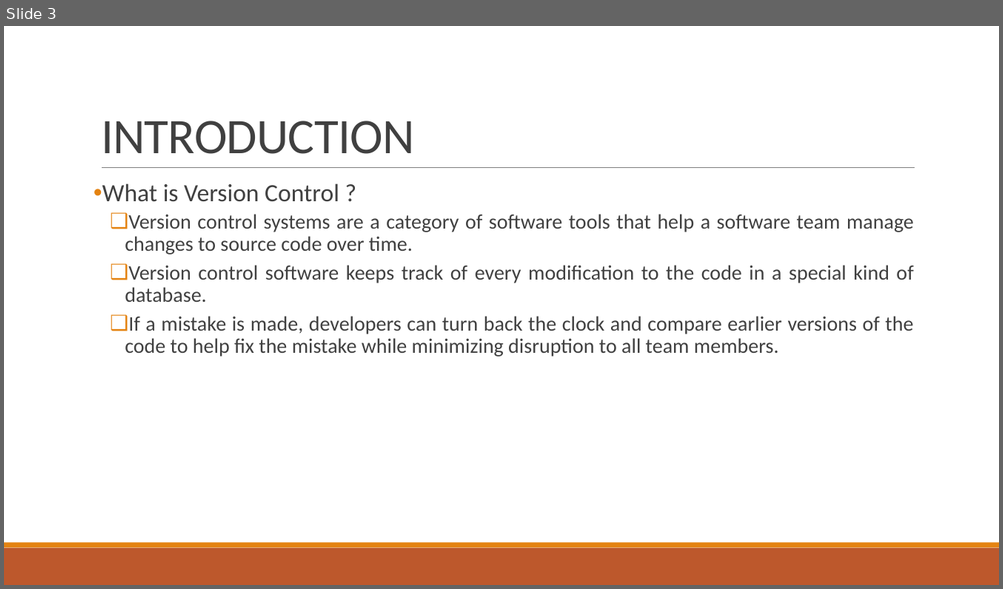
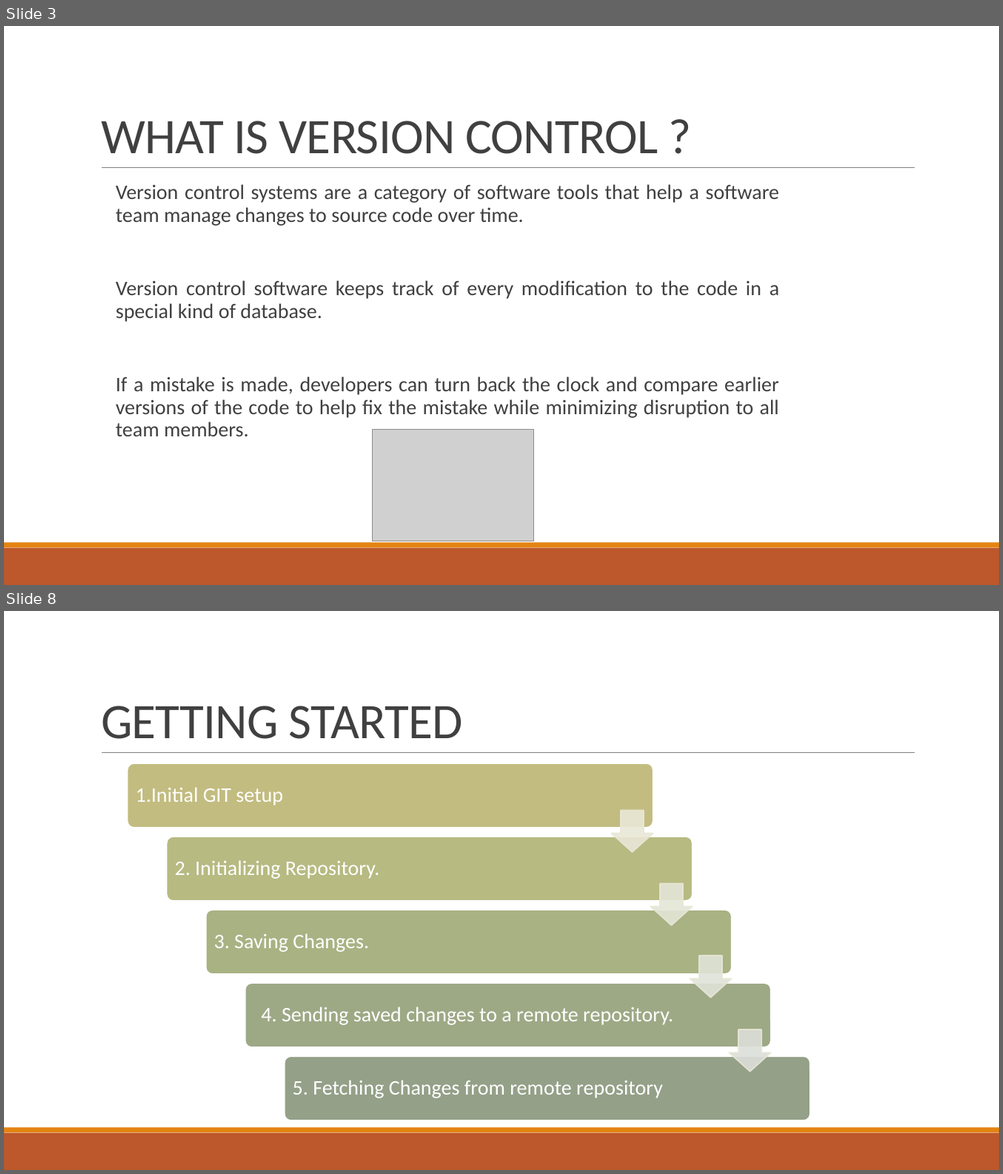
Before and after one commit to ismoop/Lecture-Notes, a slide deck: Lecture 3.pptx. Shown one above the other, each under a label of ours: slide 3 before the commit, slides 3 and 8 after it; the slides between them are not shown. The pictures are 1003x589 and 1003x1174 pixels, drawn with LibreOffice and Linux fonts; fonts in the diff are those of the drawing; grey boxes stand for pictures. Boxes give left, top, right and bottom in pixels: in the first picture for what was removed or moved away, otherwise in the second. Text is boxed around its words. In the diff, an @@ line names an element or a change of style, - is before the commit and + after.

```diff
--- a/Lecture 3.pptx
+++ b/Lecture 3.pptx
@@ slide 8 added at [4, 611, 999, 1170], background #FFFFFF; not listed: 3 template elements that a slide beside it also shows @@
@@ title added at [101, 706, 463, 739], 48 pt, text #404040 @@
+GETTING STARTED
@@ group added at [127, 763, 811, 1121]: 5 rounded rectangles, 5 texts, 4 down arrows @@
+1.Initial GIT setup
+2. Initializing Repository.
+3. Saving Changes.
+4. Sending saved changes to a remote repository.
+5. Fetching Changes from remote repository
@@ slide 3 changed as well @@
@@ title at [101, 121, 657, 154]: text changed @@
-INTRODUCTION
+WHAT IS VERSION CONTROL ?
@@ text "Version control systems are a ...": place and size @@
-text "Version control systems are a ..." at [102, 184, 913, 357]
+text "Version control systems are a ..." at [116, 184, 780, 437]
@@ text "Version control systems are a ..." at [116, 184, 780, 437]: bullet ❑ to  ; list level 2 to 1 in "Version control systems are a ..."; list level 2 to 1 in "Version control software keeps track ..."; list level 2 to 1 in "If a mistake is made, ..." @@
@@ text at [102, 184, 339, 202]: paragraph removed @@
-• What is Version Control ?
@@ picture added at [372, 429, 534, 542] @@
```
Also in this commit, not shown: 3 other slides changed, 17 other slides added, 1 slide removed.
